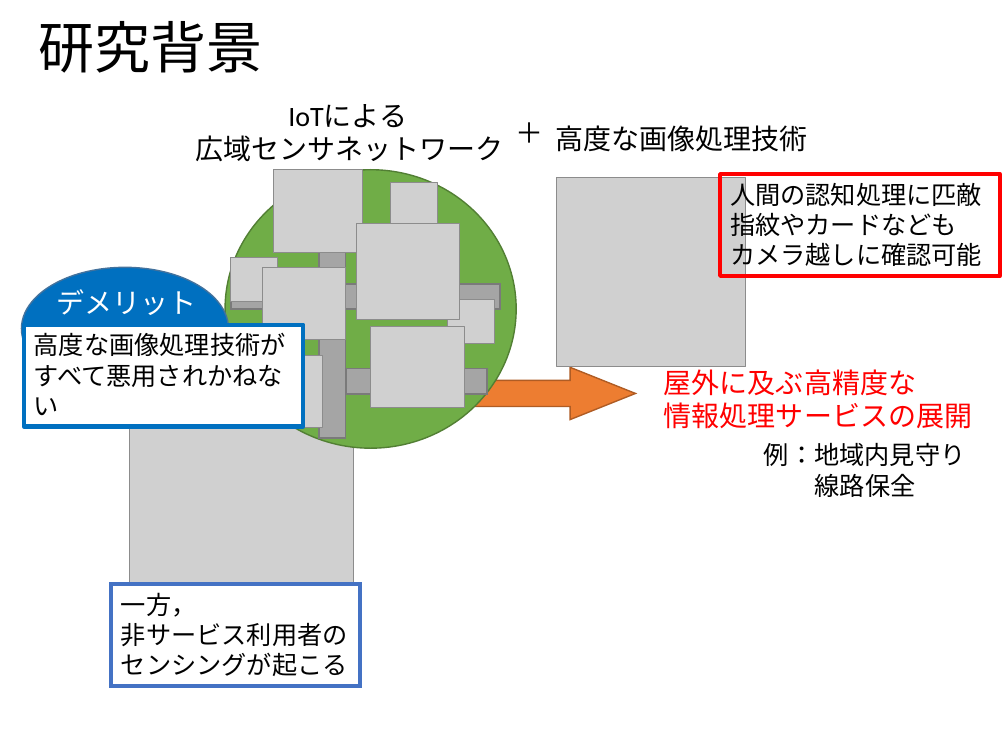
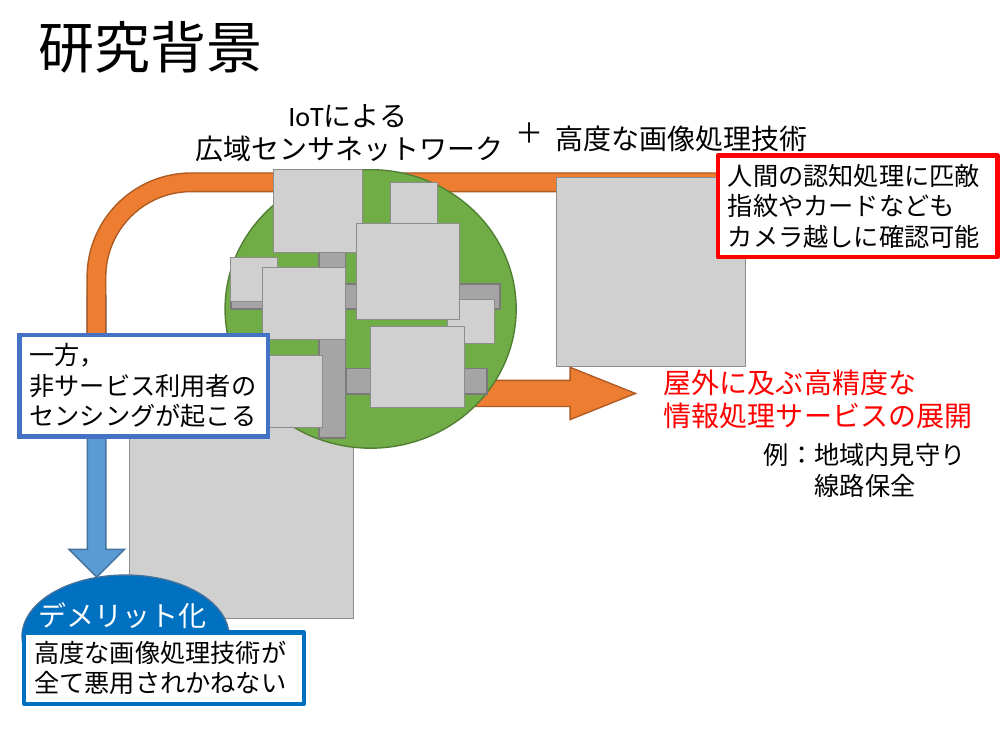
Before and after one commit to ao-megane/LplcOpenDataConverter, a slide deck: slide 4 of LplcOpenDataConverter/LplcOpenDataConverter/プレゼン/多地点カメラを用いた見守りサービスにおける第三者のプライバシデータ流出比の定量評価.pptx. Drawn at 1008x756 pixels with LibreOffice and Linux fonts; fonts in the diff are those of the drawing; grey boxes stand for pictures; background and template pictures are left out. Boxes give left, top, right and bottom in pixels: in the first picture for what was removed or moved away, otherwise in the second. Text is boxed around its words. In the diff, an @@ line names an element or a change of style, - is before the commit and + after.

```diff
--- a/LplcOpenDataConverter/LplcOpenDataConverter/プレゼン/多地点カメラを用いた見守りサービスにおける第三者のプライバシデータ流出比の定量評価.pptx
+++ b/LplcOpenDataConverter/LplcOpenDataConverter/プレゼン/多地点カメラを用いた見守りサービスにおける第三者のプライバシデータ流出比の定量評価.pptx
@@ bent arrow added at box(71, 173, 804, 411), fill #ED7D31, outline #AF5C24 1 pt @@
@@ rectangle "人間の認知処理に匹敵": place and size @@
-rectangle "人間の認知処理に匹敵" at box(720, 174, 999, 276)
+rectangle "人間の認知処理に匹敵" at box(718, 155, 997, 257)
@@ rectangle "人間の認知処理に匹敵" at box(718, 155, 997, 257): fill none to #FFFFFF @@
@@ down arrow added at box(69, 296, 124, 578), fill #5B9BD5, outline #43739E 1 pt @@
@@ rectangle "一方， 非サービス利用者の センシングが起こる": place and size @@
-rectangle "一方， 非サービス利用者の センシングが起こる" at box(111, 584, 360, 685)
+rectangle "一方， 非サービス利用者の センシングが起こる" at box(19, 335, 268, 436)
@@ ellipse: place and size @@
-ellipse at box(21, 267, 228, 390)
+ellipse at box(22, 575, 229, 698)
@@ text at box(38, 598, 206, 629): text changed @@
-デメリット
+デメリット化
@@ rectangle "高度な画像処理技術が全て悪用されかねない": place and size @@
-rectangle "高度な画像処理技術が全て悪用されかねない" at box(24, 325, 303, 426)
+rectangle "高度な画像処理技術が全て悪用されかねない" at box(24, 632, 303, 704)
@@ text in rectangle at box(34, 640, 286, 694): text changed @@
-高度な画像処理技術がすべて悪用されかねない
+高度な画像処理技術が全て悪用されかねない
```
Also in this commit, not shown: 32 other slides changed, 1 slide added, 2 slides removed, 1 other file.
